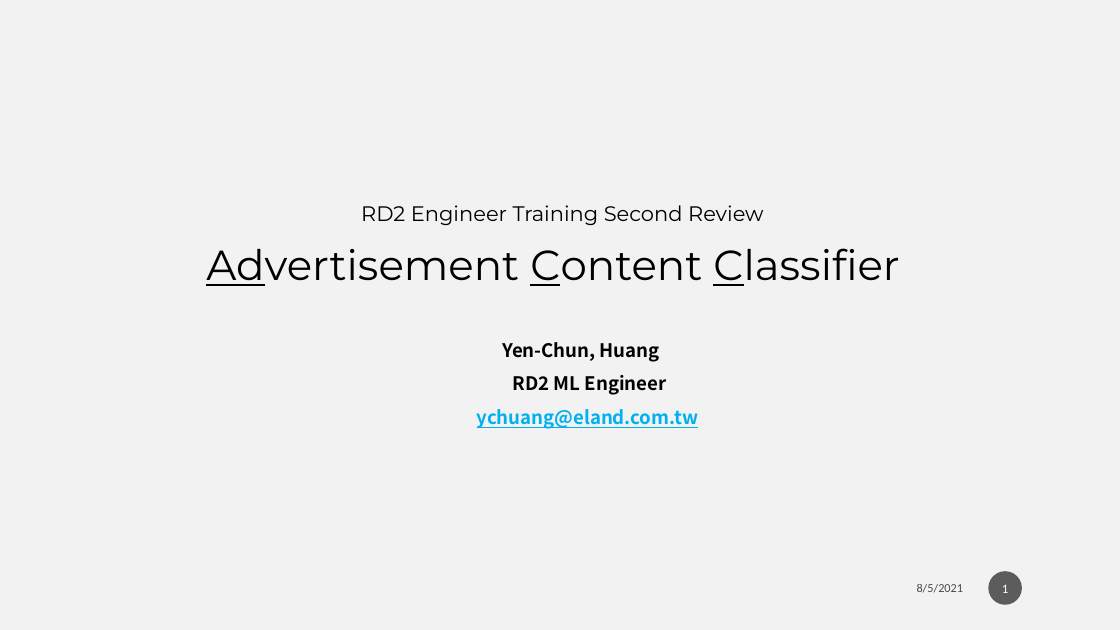
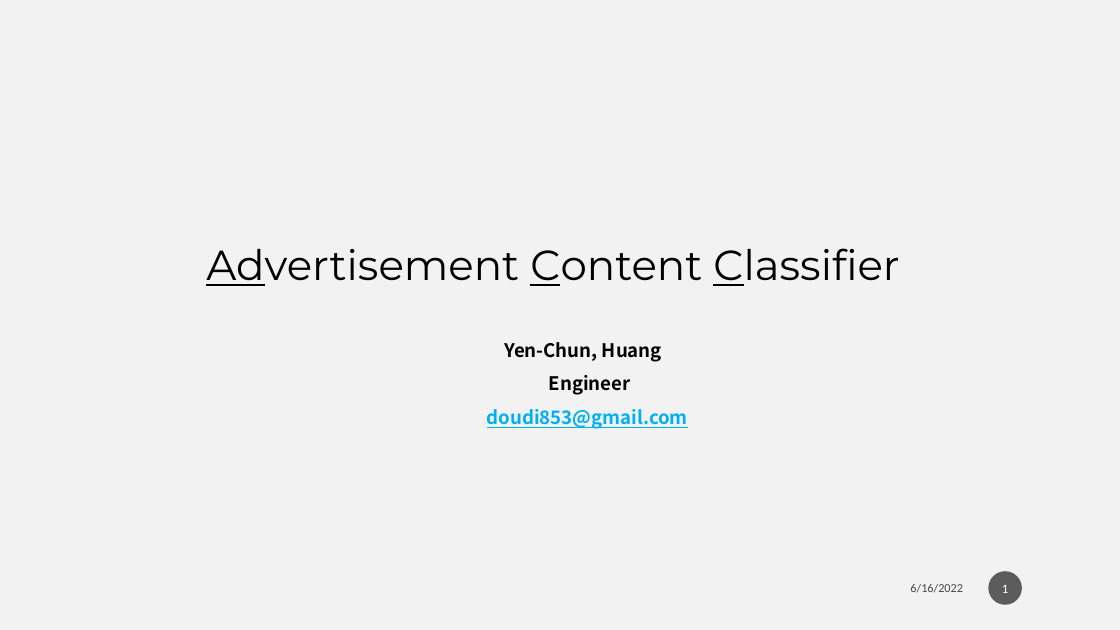
Before and after one commit to Weber12321/AD-classifier-side-project, a slide deck: slide 1 of AD_classifier.pptx. Drawn at 1120x630 pixels with LibreOffice and Linux fonts; fonts in the diff are those of the drawing; background and template pictures are left out. Boxes give left, top, right and bottom in pixels: in the first picture for what was removed or moved away, otherwise in the second. Text is boxed around its words. In the diff, an @@ line names an element or a change of style, - is before the commit and + after.

Commit message:
edit slides

```diff
--- a/AD_classifier.pptx
+++ b/AD_classifier.pptx
@@ text removed at (x1=361, y1=205, x2=764, y2=225) @@
-RD2 Engineer Training Second Review
@@ text at (x1=487, y1=342, x2=688, y2=429): text changed @@
-Yen-Chun, Huang
-RD2 ML Engineer
-ychuang@eland.com.tw
+Yen-Chun, Huang Engineer
+doudi853@gmail.com
@@ text at (x1=910, y1=584, x2=963, y2=593): text changed @@
-8/5/2021
+6/16/2022
```
Also in this commit, not shown: 18 other slides changed, 4 other files.
